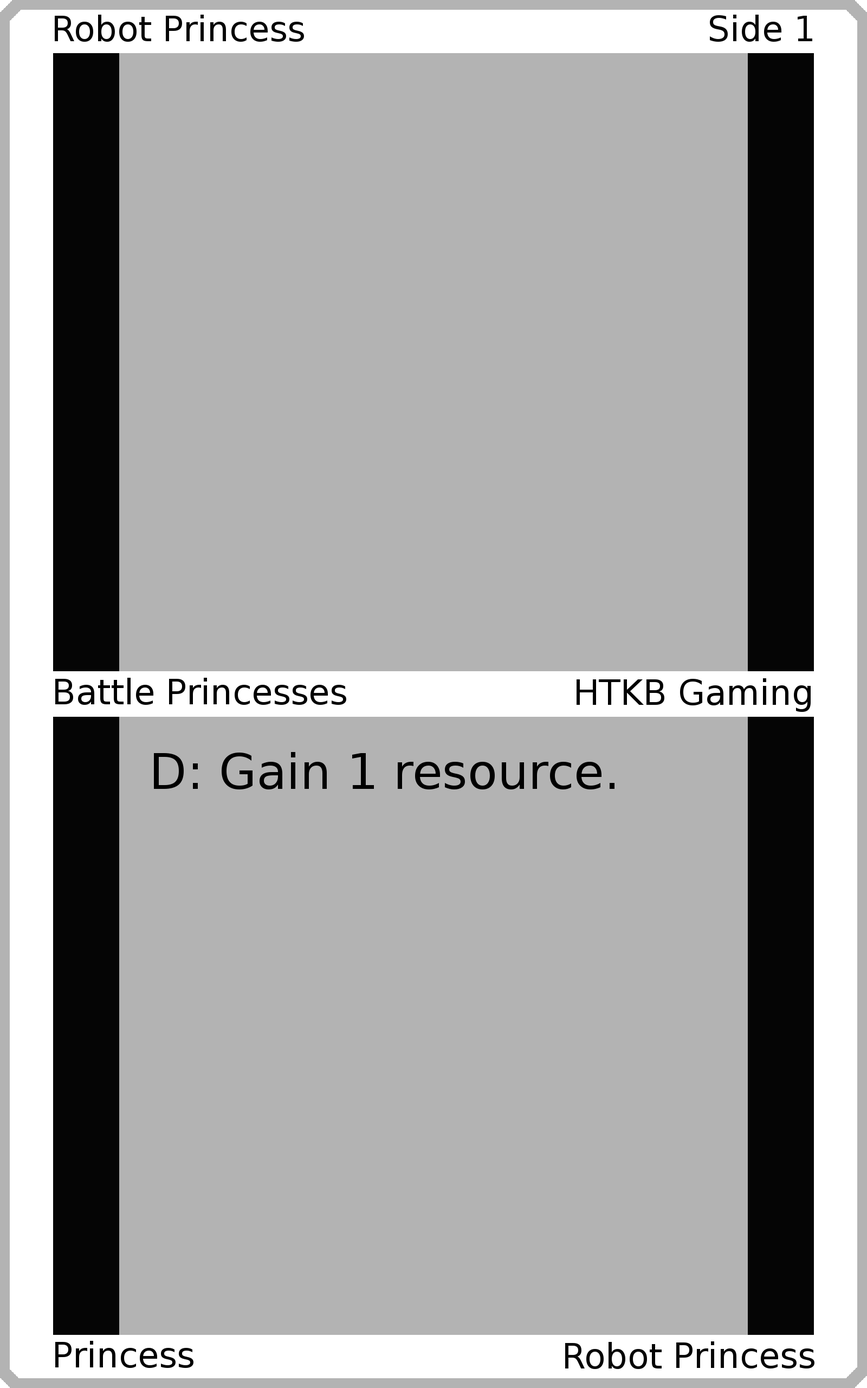
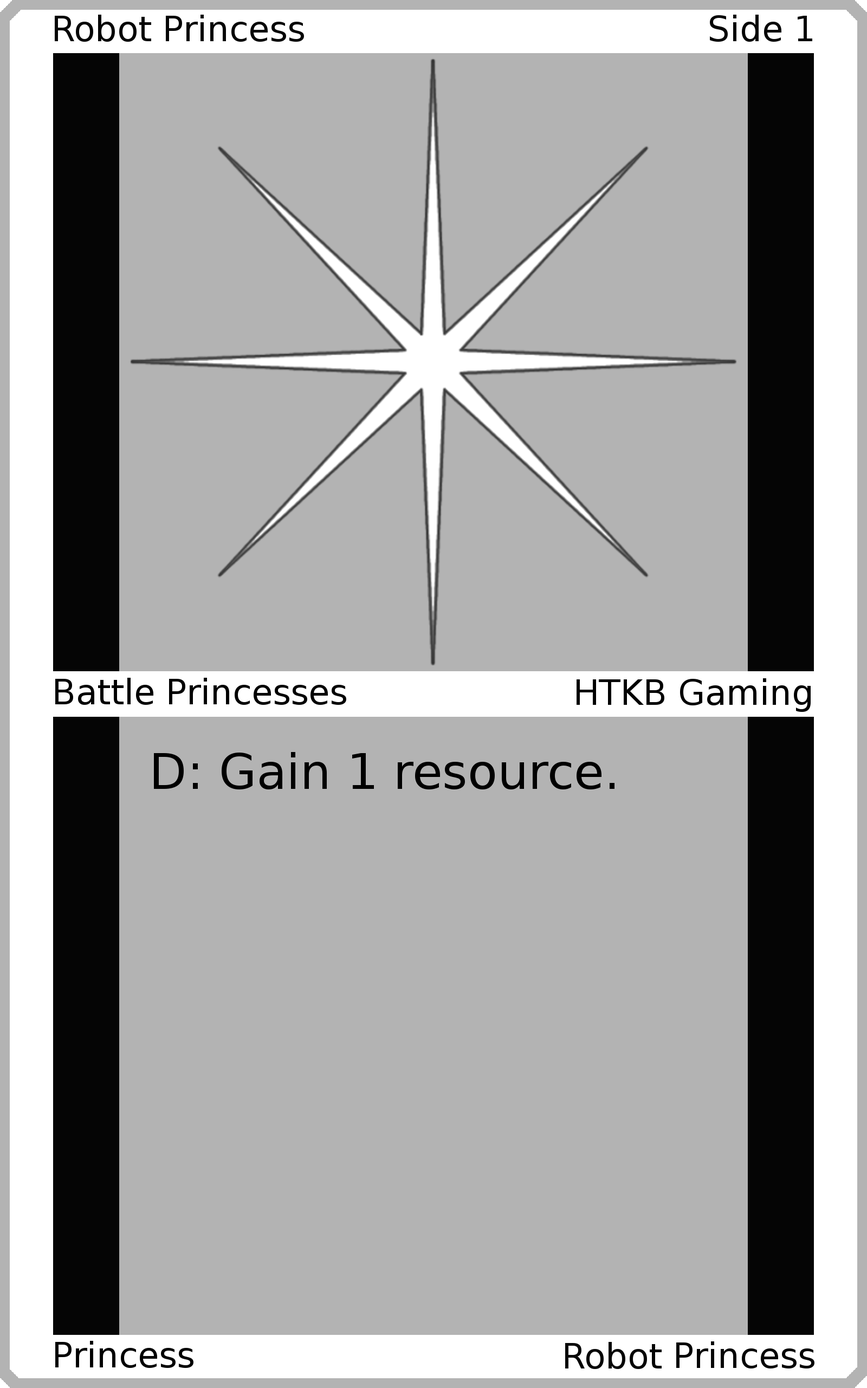
The second 867 × 1388 image is a revision of the first. Changes to its layers:
added layer "Art" above "Top Background" over [129, 57, 738, 666]
